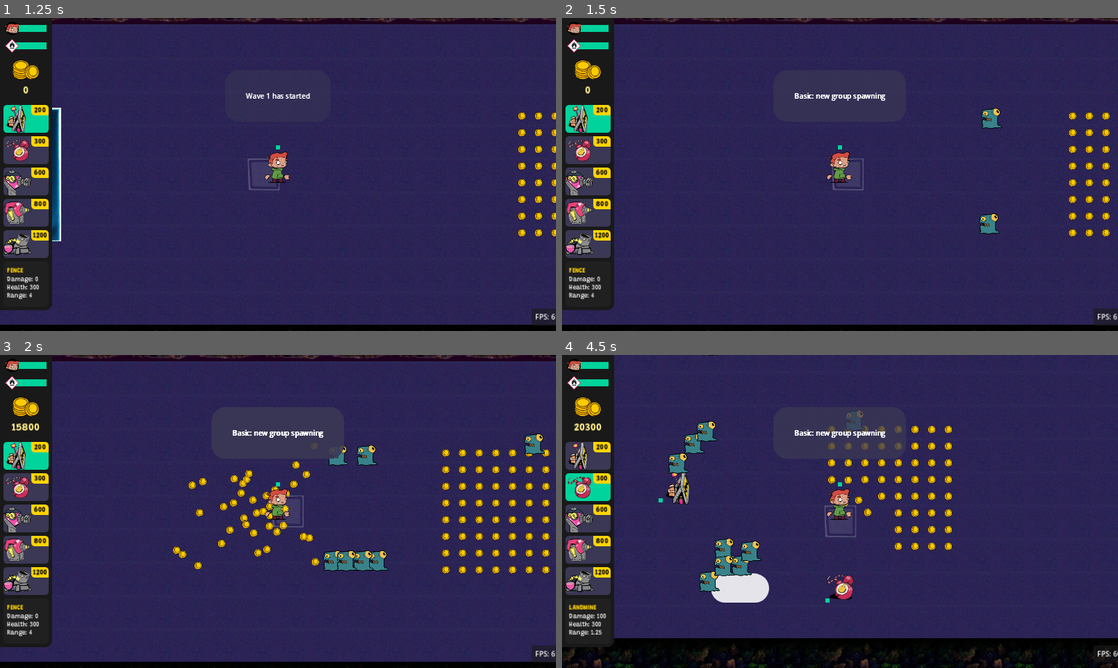
Above: before the commit, frames 1-4 (two rows, left to right).
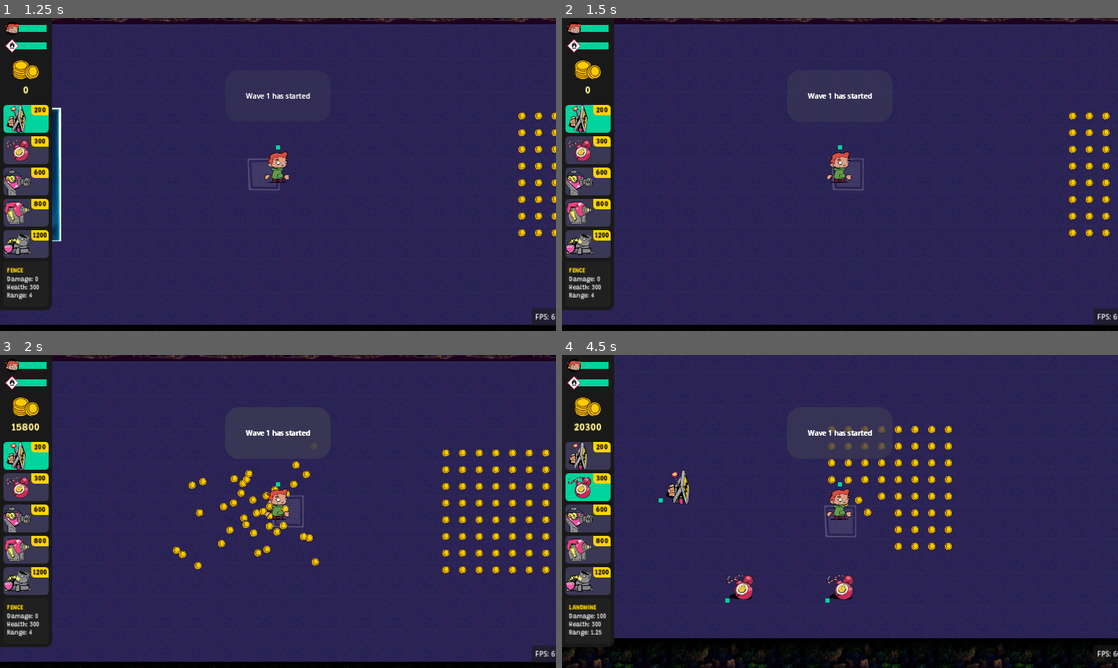
Above: after the commit, the same moments.

Repository: Slushie-Defense/Slushie
Game: Godot game, scene res://Levels/SplashScreen/SplashScreen.tscn
Same seed, same stepped clock (60 frames per second), same inputs: the game is played once before the commit and once after it. Sound files missing from this copy of the repository are replaced by a short silence.
Inputs:
- Up to frame 1 (1.25 s): click "Start" at 0.5 s
- Up to frame 2 (1.5 s): tap Enter (StartButton) at 1.25 s; hold Right (RightButton) from 1.28 s (still down); hold Space (ActionButton) from 1.28 s (still down)
- Up to frame 3 (2 s): keep holding Right (RightButton); keep holding Space (ActionButton)
- Up to frame 4 (4.5 s): release Right (RightButton) at 2.03 s; release Space (ActionButton) at 2.03 s; hold Down (DownButton) 2.03-2.78 s; tap Space (ActionButton) at 2.1, 3.05, 3.8 s; hold Right (RightButton) 2.78-3.53 s; hold Tab (SelectItemButton) 2.78-3.53 s; hold Up (UpButton) 3.53-4.28 s; tap Enter (StartButton) at 3.6 s; hold Left (LeftButton) from 4.28 s (still down); hold Space (ActionButton) from 4.28 s (still down)

Frame 1 is identical in both runs. In frame 2, 0.6% of the frame differs, in the area x 41-80%, y 23-70%; in frame 3, 1.4%; in frame 4, 2.5%, in the area x 19-62%, y 0-80%.
Error after the commit: Parse Error: Could not resolve external class member "portals". (res://Entities/Managers/WaveManager/WaveManager.gd:38)

Commit message:
Portal changes

Diff:
--- a/Entities/Managers/WaveManager/DefaultGroup.tres
+++ b/Entities/Managers/WaveManager/DefaultGroup.tres
@@ -7,7 +7,9 @@
 script = ExtResource("2_n41u0")
 enemies = Array[PackedScene]([ExtResource("1_hcu2e")])
 type = "Basic"
-portals = [Vector2(2048, 768), Vector2(2048, 364)]
+portals = Array[Node2D]([Object(Node2D,"_import_path":NodePath(""),"unique_name_in_owner":false,"process_mode":0,"process_priority":0,"process_physics_priority":0,"process_thread_group":0,"editor_description":"","visible":true,"modulate":Color(1, 1, 1, 1),"self_modulate":Color(1, 1, 1, 1),"show_behind_parent":false,"top_level":false,"clip_children":0,"light_mask":1,"visibility_layer":1,"z_index":0,"z_as_relative":true,"y_sort_enabled":false,"texture_filter":0,"texture_repeat":0,"material":null,"use_parent_material":false,"position":Vector2(2048, 384),"rotation":0.0,"scale":Vector2(1, 1),"skew":0.0,"script":Resource("res://Entities/Managers/WaveManager/Portal.gd"),"portal_name":"Top Lane")
+, Object(Node2D,"_import_path":NodePath(""),"unique_name_in_owner":false,"process_mode":0,"process_priority":0,"process_physics_priority":0,"process_thread_group":0,"editor_description":"","visible":true,"modulate":Color(1, 1, 1, 1),"self_modulate":Color(1, 1, 1, 1),"show_behind_parent":false,"top_level":false,"clip_children":0,"light_mask":1,"visibility_layer":1,"z_index":0,"z_as_relative":true,"y_sort_enabled":false,"texture_filter":0,"texture_repeat":0,"material":null,"use_parent_material":false,"position":Vector2(2048, 768),"rotation":0.0,"scale":Vector2(1, 1),"skew":0.0,"script":Resource("res://Entities/Managers/WaveManager/Portal.gd"),"portal_name":"Bot Lane")
+])
 number_to_spawn_at_once = 2
 total_time = 1.0
 number_to_spawn = 3
--- a/Entities/Managers/WaveManager/EnemySpawnInfo.gd
+++ b/Entities/Managers/WaveManager/EnemySpawnInfo.gd
@@ -3,7 +3,7 @@
 
 @export var enemies: Array[PackedScene]
 @export var type: String
-@export var portals: Array
+@export var portals: Array[Node2D]
 @export var number_to_spawn_at_once = 1
 @export var total_time: float
 @export var number_to_spawn: int
--- a/Entities/Managers/WaveManager/WaveManager.gd
+++ b/Entities/Managers/WaveManager/WaveManager.gd
@@ -40,11 +40,11 @@
 		return
 	# if the portals array size is 1, spawn at that position
 	if (enemy_info.portals.size() == 1):
-		enemy_instance.position = enemy_info.portals[0]
+		enemy_instance.position = enemy_info.portals[0].position
 	else:
 	# if the portals array size is greater than 1, spawn at a random position on the portals from the array
 		var random_index = randi() % enemy_info.portals.size()
-		enemy_instance.position = enemy_info.portals[random_index]
+		enemy_instance.position = enemy_info.portals[random_index].position
 
 	# add variance to the position
 	enemy_instance.position.x += randi() % 100 - 50
--- a/Levels/Level1.tscn
+++ b/Levels/Level1.tscn
@@ -20,7 +20,8 @@
 script = ExtResource("8_qjyoi")
 enemies = Array[PackedScene]([ExtResource("4_e3ocv")])
 type = "Basic"
-portals = [Vector2(2048, 2.08165e-12)]
+portals = Array[Node2D]([Object(Node2D,"_import_path":NodePath(""),"unique_name_in_owner":false,"process_mode":0,"process_priority":0,"process_physics_priority":0,"process_thread_group":0,"editor_description":"","visible":true,"modulate":Color(1, 1, 1, 1),"self_modulate":Color(1, 1, 1, 1),"show_behind_parent":false,"top_level":false,"clip_children":0,"light_mask":1,"visibility_layer":1,"z_index":0,"z_as_relative":true,"y_sort_enabled":false,"texture_filter":0,"texture_repeat":0,"material":null,"use_parent_material":false,"position":Vector2(2048, 384),"rotation":0.0,"scale":Vector2(1, 1),"skew":0.0,"script":ExtResource("2_mqamu"),"portal_name":"Top Lane")
+])
 number_to_spawn_at_once = 1
 total_time = 3.0
 number_to_spawn = 1
@@ -35,8 +36,8 @@
 script = ExtResource("8_qjyoi")
 enemies = Array[PackedScene]([ExtResource("4_e3ocv")])
 type = "Basic"
-portals = [Object(Node2D,"_import_path":NodePath(""),"unique_name_in_owner":false,"process_mode":0,"process_priority":0,"process_physics_priority":0,"process_thread_group":0,"editor_description":"","visible":true,"modulate":Color(1, 1, 1, 1),"self_modulate":Color(1, 1, 1, 1),"show_behind_parent":false,"top_level":false,"clip_children":0,"light_mask":1,"visibility_layer":1,"z_index":0,"z_as_relative":true,"y_sort_enabled":false,"texture_filter":0,"texture_repeat":0,"material":null,"use_parent_material":false,"position":Vector2(2048, 384),"rotation":0.0,"scale":Vector2(1, 1),"skew":0.0,"script":ExtResource("2_mqamu"),"portal_name":"Top Lane")
-]
+portals = Array[Node2D]([Object(Node2D,"_import_path":NodePath(""),"unique_name_in_owner":false,"process_mode":0,"process_priority":0,"process_physics_priority":0,"process_thread_group":0,"editor_description":"","visible":true,"modulate":Color(1, 1, 1, 1),"self_modulate":Color(1, 1, 1, 1),"show_behind_parent":false,"top_level":false,"clip_children":0,"light_mask":1,"visibility_layer":1,"z_index":0,"z_as_relative":true,"y_sort_enabled":false,"texture_filter":0,"texture_repeat":0,"material":null,"use_parent_material":false,"position":Vector2(2048, 768),"rotation":0.0,"scale":Vector2(1, 1),"skew":0.0,"script":ExtResource("2_mqamu"),"portal_name":"Bot Lane")
+])
 number_to_spawn_at_once = 1
 total_time = 2.0
 number_to_spawn = 3
@@ -147,9 +148,6 @@
 position = Vector2(2560, 576)
 number_of_coins = 64
 
-[node name="Enemy" parent="." instance=ExtResource("4_e3ocv")]
-position = Vector2(2816, 320)
-
 [editable path="GroundTexture"]
 [editable path="TreesTexture2"]
 [editable path="TreesTexture3"]
Not shown, changed: .DS_Store
